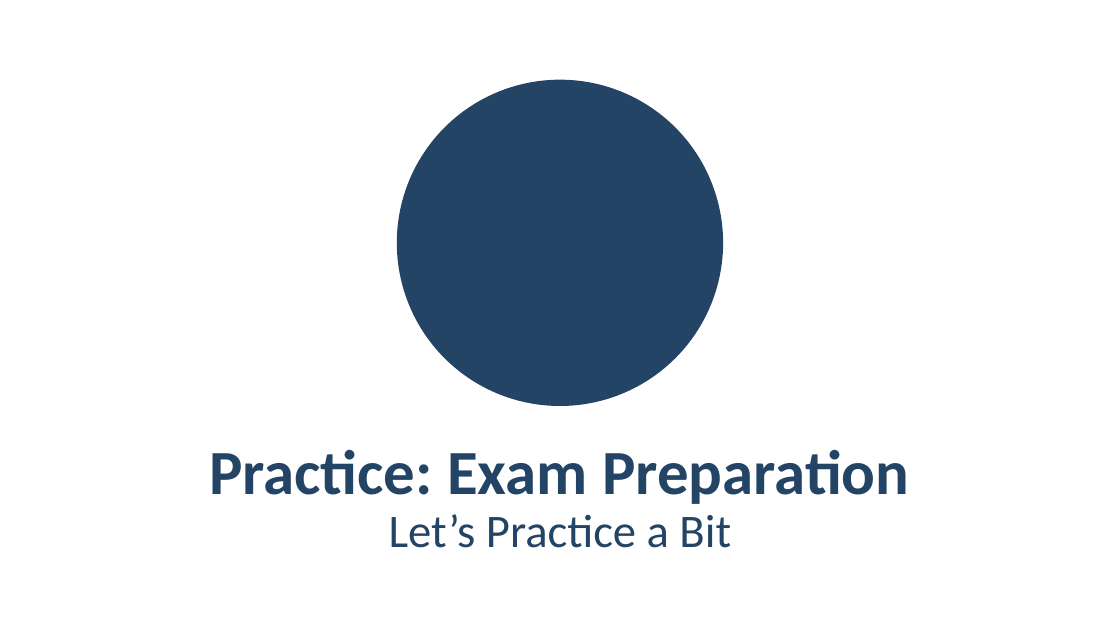
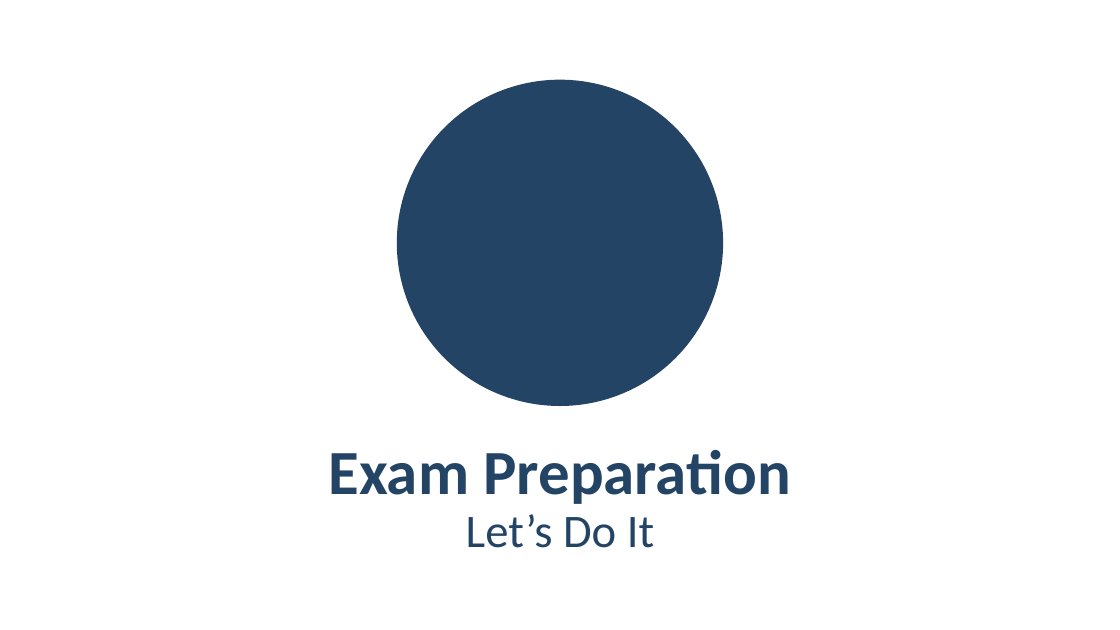
Before and after one commit to pirocorp/Azure, a slide deck: slide 23 of 06. ALL TOGETHER/M6-Slides-All-Together.pptx (slide 21 before the commit). Drawn at 1120x630 pixels with LibreOffice and Linux fonts; fonts in the diff are those of the drawing; background and template pictures are left out. Boxes give left, top, right and bottom in pixels: in the first picture for what was removed or moved away, otherwise in the second. Text is boxed around its words. In the diff, an @@ line names an element or a change of style, - is before the commit and + after.

```diff
--- a/06. ALL TOGETHER/M6-Slides-All-Together.pptx
+++ b/06. ALL TOGETHER/M6-Slides-All-Together.pptx
@@ text at <box>328,450,790,504</box>: text changed @@
-Practice: Exam Preparation
+Exam Preparation
@@ text at <box>466,514,654,548</box>: text changed @@
-Let’s Practice a Bit
+Let’s Do It
```
Also in this commit, not shown: 12 other slides changed, 8 slides added, 6 slides removed, 2 other files.
